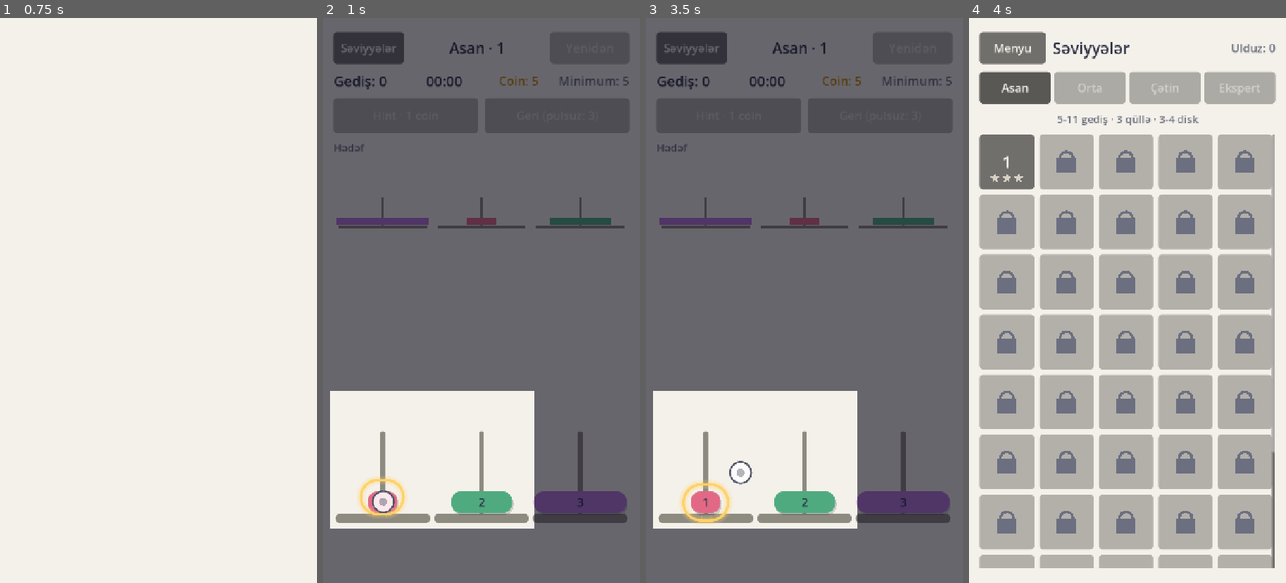
Above: before the commit, frames 1-4 (left to right).
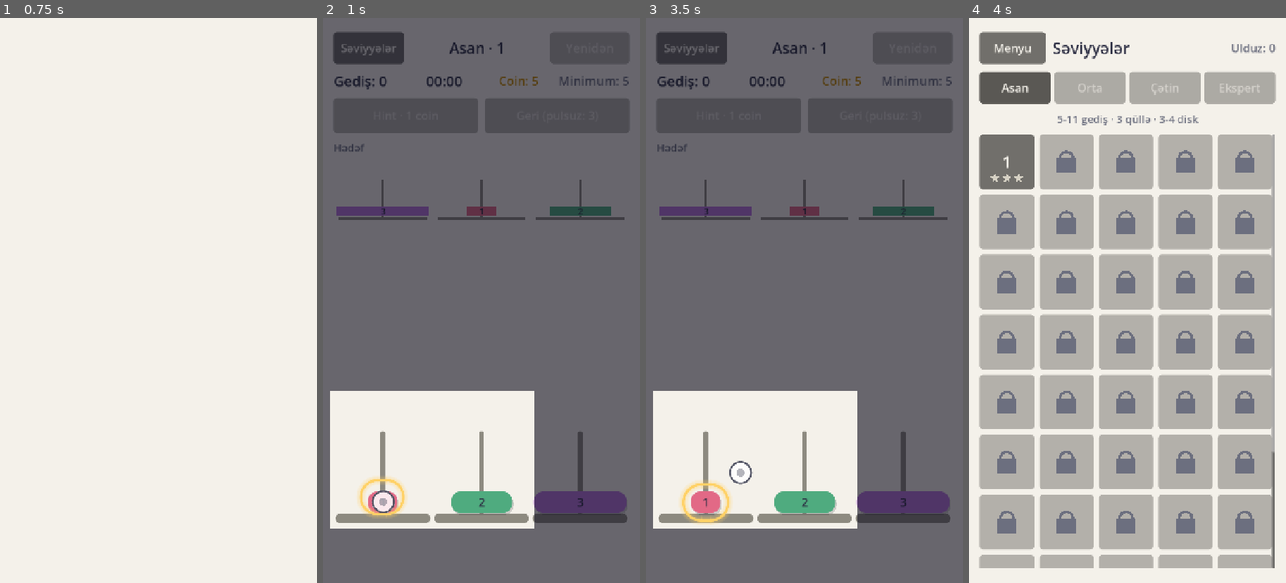
Above: after the commit, the same moments.

Repository: AtillaTegin/mindshift
Game: Godot game, scene res://scenes/main_menu.tscn
The game is run twice, just before and just after one commit, with the same random seed, the same clock (stepped at 60 frames per second) and the same inputs.
Inputs:
- Up to frame 1 (0.75 s): click "Oyna" at 0.5 s
- Up to frame 2 (1 s): no input
- Up to frame 3 (3.5 s): click "Səviyyələr" at 1.25 s; click "Menyu" at 2 s; click "Oyna" at 2.75 s
- Up to frame 4 (4 s): click "Səviyyələr" at 3.5 s

Frame 1 is identical in both runs. In frame 2, 2.3% of the frame differs, in the area x 4-96%, y 28-38%; in frame 3, 2.3%; in frame 4, nothing differs.

Commit message:
Economy/UX 6: size numbers on the goal preview disks
- BoardPreview draws each disk's size number centred on its colour, so
  Hard/Expert goals stay readable when neighbouring hues look alike.
- The preview grows with the disk count (24 px per disk, at least
  130 px) instead of squeezing 10 disks into 150 px; numbers are 14-20 px.
- get_disk_labels() exposes the layout; tests check every disk of the
  first and last level of each tier is numbered, legible and fits.

Diff:
--- a/scenes/game_board.tscn
+++ b/scenes/game_board.tscn
@@ -131,7 +131,7 @@
 
 [node name="GoalPreview" type="Control" parent="Margin/Layout"]
 unique_name_in_owner = true
-custom_minimum_size = Vector2(0, 150)
+custom_minimum_size = Vector2(0, 120)
 layout_mode = 2
 mouse_filter = 2
 script = ExtResource("2_preview")
--- a/scripts/board_preview.gd
+++ b/scripts/board_preview.gd
@@ -1,11 +1,52 @@
 class_name BoardPreview
 extends Control
-## Small read-only drawing of a position (the level goal).
+## Small read-only drawing of a position (the level goal). Every disk carries
+## its size number on top of its colour (economy/UX addendum 6), so Hard and
+## Expert goals stay readable when neighbouring colours look alike.
+
+const DISK_HEIGHT: float = 24.0
+const BASE_HEIGHT: float = 6.0
+const MIN_HEIGHT: float = 130.0
+const MIN_FONT_SIZE: int = 14
+const MAX_FONT_SIZE: int = 20
 
 var position_state: PuzzleState:
 	set(value):
 		position_state = value
+		if value != null:
+			# Tall enough for full-height disks, so the numbers stay legible.
+			custom_minimum_size.y = preferred_height(value.get_disk_count())
 		queue_redraw()
+
+
+## Height that fits `disk_count` disks at DISK_HEIGHT plus the peg base.
+static func preferred_height(disk_count: int) -> float:
+	return maxf(MIN_HEIGHT, BASE_HEIGHT + 4.0 + DISK_HEIGHT * (maxi(disk_count, 1) + 1))
+
+
+## Where each disk and its number go: [{ disk, rect, font_size }].
+func get_disk_labels() -> Array[Dictionary]:
+	var labels: Array[Dictionary] = []
+	if position_state == null or position_state.get_peg_count() == 0:
+		return labels
+	var disk_count: int = maxi(position_state.get_disk_count(), 1)
+	var column: float = size.x / position_state.get_peg_count()
+	var disk_height: float = _disk_height(disk_count)
+	var base_top: float = size.y - BASE_HEIGHT
+	for peg_index: int in position_state.get_peg_count():
+		var center_x: float = column * (peg_index + 0.5)
+		var peg: Array = position_state.pegs[peg_index]
+		for level_index: int in peg.size():
+			var disk: int = peg[level_index]
+			var width: float = BoardLayout.disk_width(disk, disk_count, column)
+			var rect: Rect2 = Rect2(center_x - width * 0.5, base_top - disk_height * (level_index + 1), width, disk_height - 2.0)
+			var font_size: int = clampi(int(rect.size.y * 0.9), MIN_FONT_SIZE, MAX_FONT_SIZE)
+			labels.append({"disk": disk, "rect": rect, "font_size": font_size})
+	return labels
+
+
+func _disk_height(disk_count: int) -> float:
+	return minf((size.y - BASE_HEIGHT - 4.0) / (disk_count + 1), DISK_HEIGHT)
 
 
 func _draw() -> void:
@@ -14,17 +55,21 @@
 	var peg_count: int = position_state.get_peg_count()
 	var disk_count: int = maxi(position_state.get_disk_count(), 1)
 	var column: float = size.x / peg_count
-	var base_height: float = 6.0
-	var disk_height: float = minf((size.y - base_height - 4.0) / (disk_count + 1), 18.0)
-	var base_top: float = size.y - base_height
+	var disk_height: float = _disk_height(disk_count)
+	var base_top: float = size.y - BASE_HEIGHT
 	var peg_color: Color = ThemeManager.color("peg")
 	for peg_index: int in peg_count:
 		var center_x: float = column * (peg_index + 0.5)
 		draw_rect(Rect2(center_x - 3.0, base_top - disk_height * (disk_count + 0.5), 6.0, disk_height * (disk_count + 0.5)), peg_color)
-		draw_rect(Rect2(center_x - column * 0.45, base_top, column * 0.9, base_height), peg_color)
-		var peg: Array = position_state.pegs[peg_index]
-		for level_index: int in peg.size():
-			var disk: int = peg[level_index]
-			var width: float = BoardLayout.disk_width(disk, disk_count, column)
-			var rect: Rect2 = Rect2(center_x - width * 0.5, base_top - disk_height * (level_index + 1), width, disk_height - 2.0)
-			draw_rect(rect, ThemeManager.disk_color(disk, disk_count))
+		draw_rect(Rect2(center_x - column * 0.45, base_top, column * 0.9, BASE_HEIGHT), peg_color)
+	var font: Font = get_theme_default_font()
+	var text_color: Color = ThemeManager.color("text_on_disk")
+	for label: Dictionary in get_disk_labels():
+		var rect: Rect2 = label["rect"]
+		var font_size: int = label["font_size"]
+		draw_rect(rect, ThemeManager.disk_color(label["disk"], disk_count))
+		var text: String = str(label["disk"])
+		var text_width: float = font.get_string_size(text, HORIZONTAL_ALIGNMENT_LEFT, -1, font_size).x
+		var baseline: Vector2 = Vector2(rect.position.x + (rect.size.x - text_width) * 0.5,
+				rect.position.y + (rect.size.y + font.get_ascent(font_size) - font.get_descent(font_size)) * 0.5)
+		draw_string(font, baseline, text, HORIZONTAL_ALIGNMENT_LEFT, -1, font_size, text_color)
--- /dev/null
+++ b/tests/test_board_preview.gd
@@ -0,0 +1,54 @@
+extends "res://tests/test_case.gd"
+## Goal preview (economy/UX addendum 6): every disk shows its size number, and
+## the number is legible and fits on the disk even for 10-disk Expert goals.
+
+## Board width at the 720 px design size (viewport minus the 24 px margins).
+const BOARD_WIDTH: float = 672.0
+
+var _preview: BoardPreview
+
+
+func before_each() -> void:
+	_preview = BoardPreview.new()
+	(Engine.get_main_loop() as SceneTree).root.add_child(_preview)
+
+
+func after_each() -> void:
+	_preview.get_parent().remove_child(_preview)
+	_preview.free()
+
+
+func _show(state: PuzzleState) -> void:
+	_preview.position_state = state
+	_preview.size = Vector2(BOARD_WIDTH, _preview.custom_minimum_size.y)
+
+
+func test_every_disk_is_numbered_legibly_in_every_tier() -> void:
+	var font: Font = _preview.get_theme_default_font()
+	for tier: String in Difficulty.ORDER:
+		for index: int in [1, LevelCatalog.level_count(tier)]:
+			var goal: PuzzleState = LevelCatalog.load_level(tier, index).goal
+			_show(goal)
+			var labels: Array[Dictionary] = _preview.get_disk_labels()
+			var numbers: Array[int] = []
+			for label: Dictionary in labels:
+				numbers.append(label["disk"])
+				var rect: Rect2 = label["rect"]
+				var font_size: int = label["font_size"]
+				var where: String = "%s %d, disk %d" % [tier, index, label["disk"]]
+				assert_true(font_size >= BoardPreview.MIN_FONT_SIZE, "%s: font %d" % [where, font_size])
+				var text_size: Vector2 = font.get_string_size(str(label["disk"]), HORIZONTAL_ALIGNMENT_LEFT, -1, font_size)
+				assert_true(text_size.x <= rect.size.x - 4.0, "%s: number fits the width" % where)
+				assert_true(rect.size.y >= BoardPreview.DISK_HEIGHT - 2.0, "%s: full-height disk" % where)
+			numbers.sort()
+			var expected: Array[int] = []
+			for disk: int in range(1, goal.get_disk_count() + 1):
+				expected.append(disk)
+			assert_eq(numbers, expected, "%s %d: one number per disk" % [tier, index])
+
+
+func test_height_follows_the_disk_count() -> void:
+	assert_eq(BoardPreview.preferred_height(3), BoardPreview.MIN_HEIGHT, "small goals keep the old compact size")
+	assert_eq(BoardPreview.preferred_height(10), 10.0 + BoardPreview.DISK_HEIGHT * 11.0, "10 disks at full height")
+	_show(LevelCatalog.load_level("expert", 1).goal)
+	assert_eq(_preview.custom_minimum_size.y, BoardPreview.preferred_height(_preview.position_state.get_disk_count()))
Not shown, added: tests/test_board_preview.gd.uid
